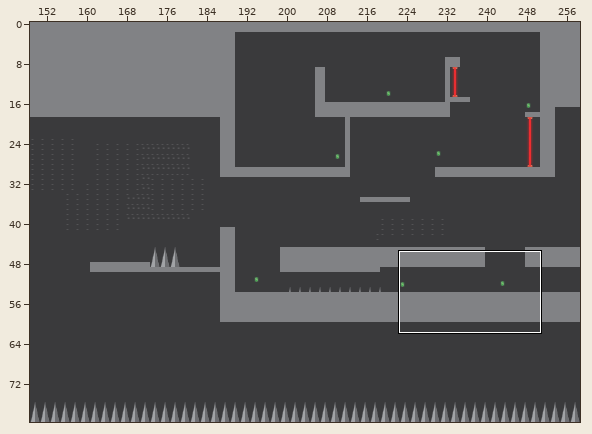
Tiled map (JSON) -- assets/Tilemaps/Map2.json. Above: a wide view before the commit, with the close-up outlined.
Close-up. Earlier state:
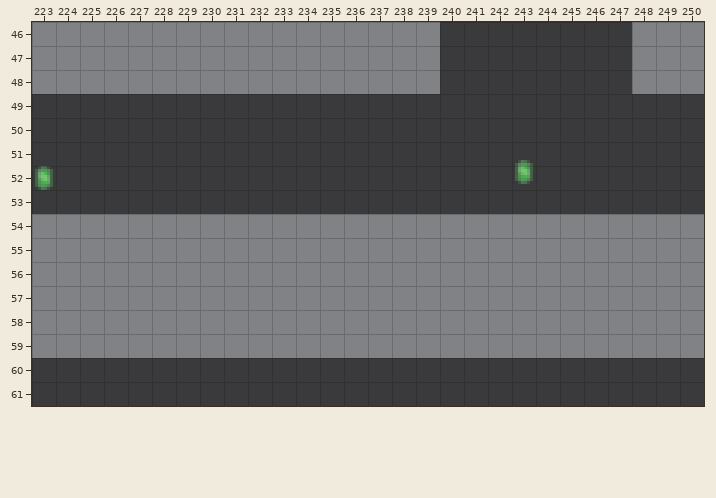
Cells are 8x8 px. Shown: x 223..250, y 46..61. The commit also changed other parts of the map, which this record leaves out.
Once edited:
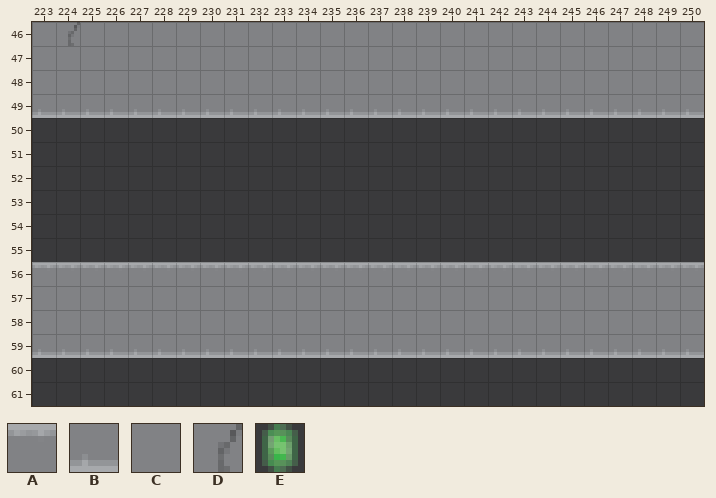
Key: from "tileset1": A 0, B 1, C 3, D 10, E 30.
_ is an empty cell.
Objects are placed by their top-left corner, in cells (3,4 is the top-left corner of cell 3,4); size is 1x1 cell unless given.
See-through tiles are keyed as they look on the map.
Edits made:
Layer "Hazard":
The edit erases tile E in row 52 at x 223.
Layer "Objects":
Object E at 243,51.8 moves outside this view.
Layer "Terrain":
Tile C gives way to tile A in row 56 at x 223 to 250.
Tile C gives way to tile B in row 59 at x 223 to 250.
The edit adds tile B in row 49 at x 223 to 250.
The edit adds tile C in rows 46 to 48 at x 240 to 247.
Tile C gives way to tile D in row 46 at x 224.
The edit erases tile C in rows 54 to 55 at x 223 to 250.
Where, in picture pixels (left, top, right, bottom), the same in both close-ups:
changed: (32, 22, 704, 118)
old place: (515, 160, 533, 184)
removed: (35, 166, 53, 190)
changed: (32, 214, 704, 268)
changed: (32, 349, 704, 358)
